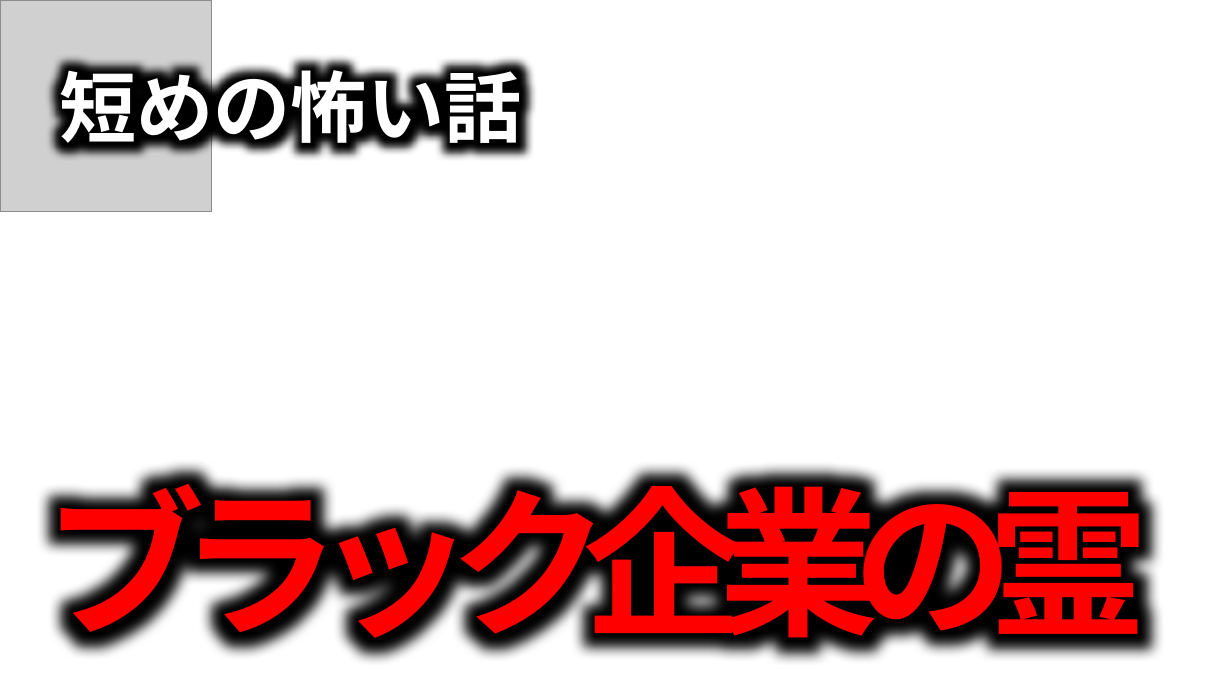
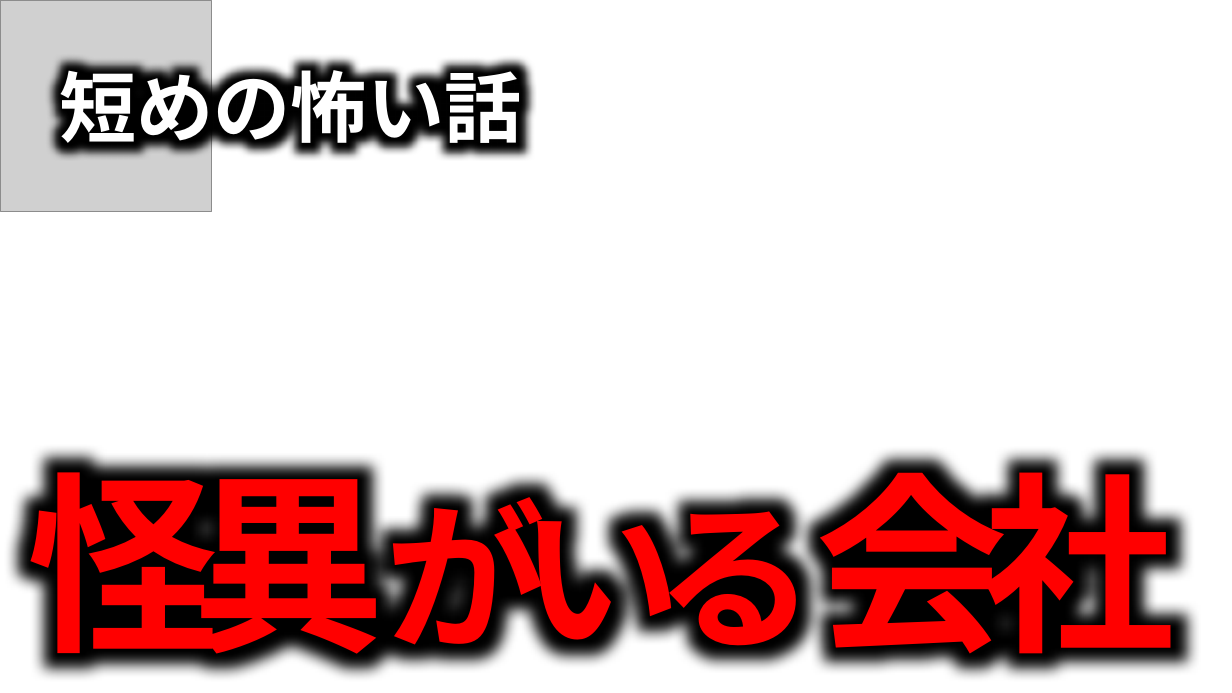
Before and after one commit to takeko333/ContentGenerator, a slide deck: slide 3 of bkup/Channels/ほたてまだこ/サムネイル_Horror.pptx. Drawn at 1232x693 pixels with LibreOffice and Linux fonts; fonts in the diff are those of the drawing; grey boxes stand for pictures; background and template pictures are left out. Boxes give left, top, right and bottom in pixels: in the first picture for what was removed or moved away, otherwise in the second. Text is boxed around its words. In the diff, an @@ line names an element or a change of style, - is before the commit and + after.

```diff
--- a/bkup/Channels/ほたてまだこ/サムネイル_Horror.pptx
+++ b/bkup/Channels/ほたてまだこ/サムネイル_Horror.pptx
@@ text at <box>26,440,1175,683</box>: text changed; size 125 to 150 pt @@
-ブラック企業の霊
+怪異がいる会社
```
Also in this commit, not shown: 2 other files.
